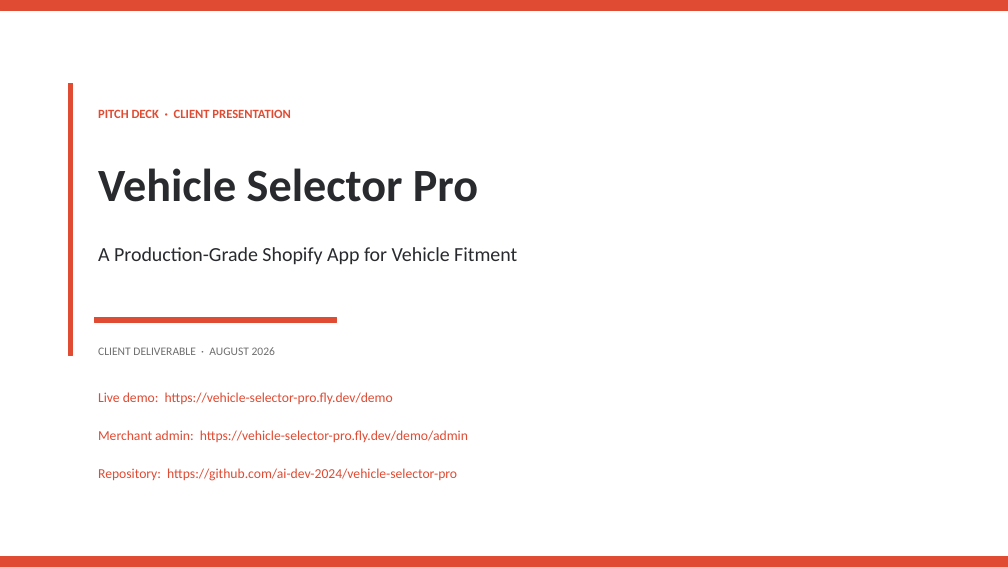
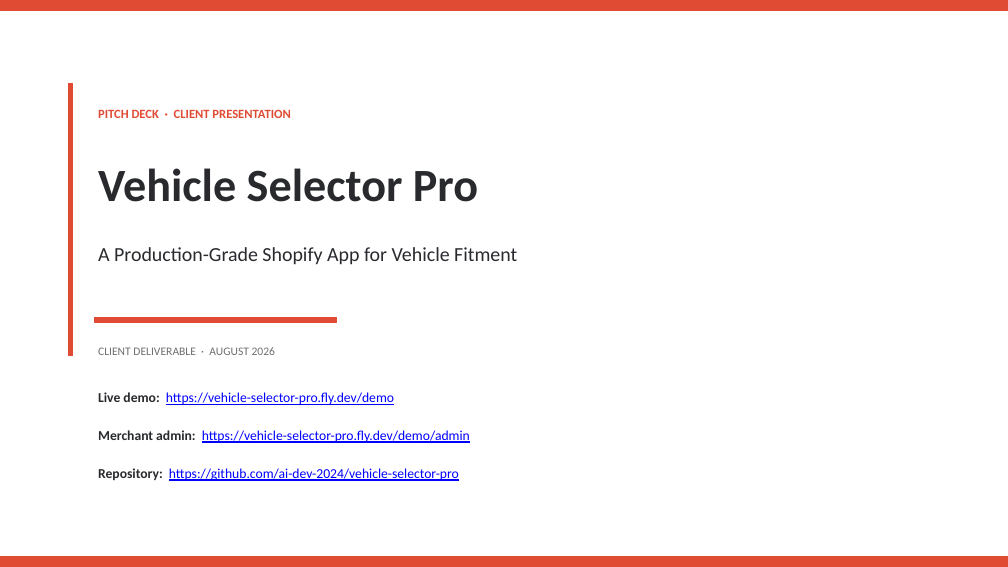
Before and after one commit to ai-dev-2024/vehicle-selector-pro, a slide deck: slide 1 of report/Vehicle_Selector_Pro_Pitch_Deck.pptx. Drawn at 1008x567 pixels with LibreOffice and Linux fonts; fonts in the diff are those of the drawing. Boxes give left, top, right and bottom in pixels: in the first picture for what was removed or moved away, otherwise in the second. Text is boxed around its words. In the diff, an @@ line names an element or a change of style, - is before the commit and + after.

```diff
--- a/report/Vehicle_Selector_Pro_Pitch_Deck.pptx
+++ b/report/Vehicle_Selector_Pro_Pitch_Deck.pptx
@@ text "Live demo: https://vehicle-selector-pro.fly.dev/demo" at bbox=[98, 392, 394, 405]: text colour #E04B33 to #282A2E, bold on in "Live demo:"; text colour #E04B33 to #0000FF, underline on in "https://vehicle-selector-pro.fly.dev/demo" @@
@@ text "Merchant admin: https://vehicle-selector-pro.fly.dev/demo/ad ..." at bbox=[98, 430, 470, 443]: text colour #E04B33 to #282A2E, bold on in "Merchant admin:"; text colour #E04B33 to #0000FF, underline on in "https://vehicle-selector-pro.fly.dev/demo/admin" @@
@@ text "Repository: https://github.com/ai-dev-2024/vehicle-selector- ..." at bbox=[98, 468, 459, 481]: text colour #E04B33 to #282A2E, bold on in "Repository:"; text colour #E04B33 to #0000FF, underline on in "https://github.com/ai-dev-2024/vehicle-selector-pro" @@
```
Also in this commit, not shown: 1 other slide changed, 5 other files.
